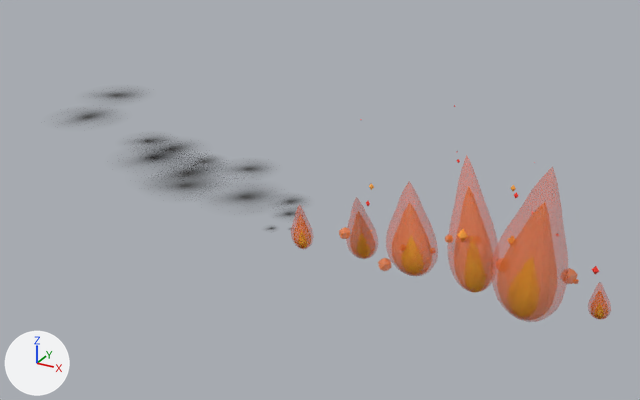
A saved change to the glTF model effect.glb.
One viewpoint serves both versions: a 50 mm camera at (0.58, -3.53, 2.07) aimed at (-1.31, -0.08, 0.34). The lights are fixed; the arrows at lower left show +X, +Y and +Z. The picture after the commit comes second. Vertices at exactly the same position are counted once.

Objects in the first picture: 'Fire', 'Fire_01', 'Fire_02', 'Fire_03', 'Fire_04', 'Fire_05' and 17 more.
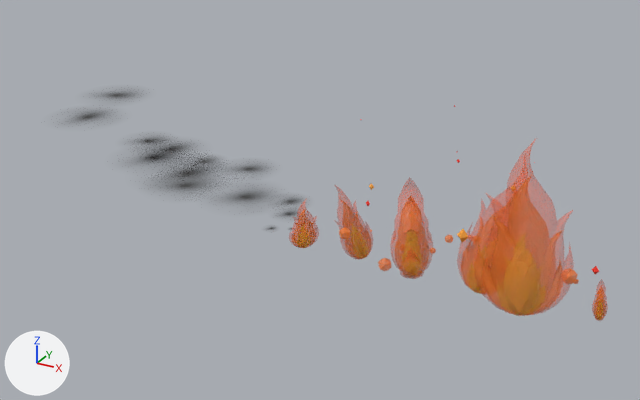
What differs and where, as boxes (x1, y1, x2, y2) in the pictures (640 x 400 px):
'Fire_01', reshaped, turned
    before: (490, 166, 568, 322)
    after: (474, 139, 574, 316)
'Fire_02', reshaped, turned
    before: (447, 155, 498, 293)
    after: (457, 190, 506, 294)
'Fire_03', reshaped, turned
    before: (386, 181, 438, 276)
    after: (390, 177, 433, 279)
'Fire_04', reshaped, turned
    before: (346, 197, 378, 259)
    after: (334, 185, 373, 260)
'Fire_05', reshaped, turned
    before: (291, 204, 313, 249)
    after: (289, 198, 319, 248)
'Fire', reshaped, turned
    before: (588, 282, 611, 320)
    after: (592, 279, 608, 321)
part 1 of me_flamedrop, rebuilt
    before: (291, 155, 611, 322)
    after: (289, 139, 608, 321)

What the commit changed:
me_flamedrop is used by ob_fire; location (0.029, 0.053, 0.0); rotation (-0.0675, -0.184, 1.607), in degrees (-3.9, -11, 92); scale (0.0806, 0.11, 0.117).
me_flamedrop had 726 vertices, 1440 faces and spanned x -0.45..0.45, y -0.45..0.45, z 0.0..1.76.
me_flamedrop now has 756 vertices, 1500 faces and spans x -0.67..0.67, y -0.3..0.3, z 0.0..1.9.
me_flamedrop part 1: the loose piece of 242 vertices spanning x -0.45..0.45, y -0.45..0.45, z 0.0..1.76 is rebuilt with 252 vertices and now spans x -0.67..0.67, y -0.3..0.3, z 0.0..1.9.
Other edits to the shape of me_flamedrop do not show in these pictures.
Object 'Fire' (ob_fire) turns from (-3.9, -11, 92) to (-3.9, -11, 102) degrees about x, y and z.
Object 'Fire_01' (ob_fire_01) turns from (7.3, 0.9, 56) to (7.3, 0.9, -164) degrees about x, y and z.
Object 'Fire_02' (ob_fire_02) turns from (-8.3, 12, 106) to (-8.3, 12, -4.2) degrees about x, y and z.
Object 'Fire_03' (ob_fire_03) turns from (-3.7, -2.8, 53) to (-3.7, -2.8, 113) degrees about x, y and z.
Object 'Fire_04' (ob_fire_04) turns from (-4.7, -21, 112) to (-4.7, -21, 62) degrees about x, y and z.
Object 'Fire_05' (ob_fire_05) turns from (1.1, -4.3, 47) to (1.1, -4.3, -123) degrees about x, y and z.
